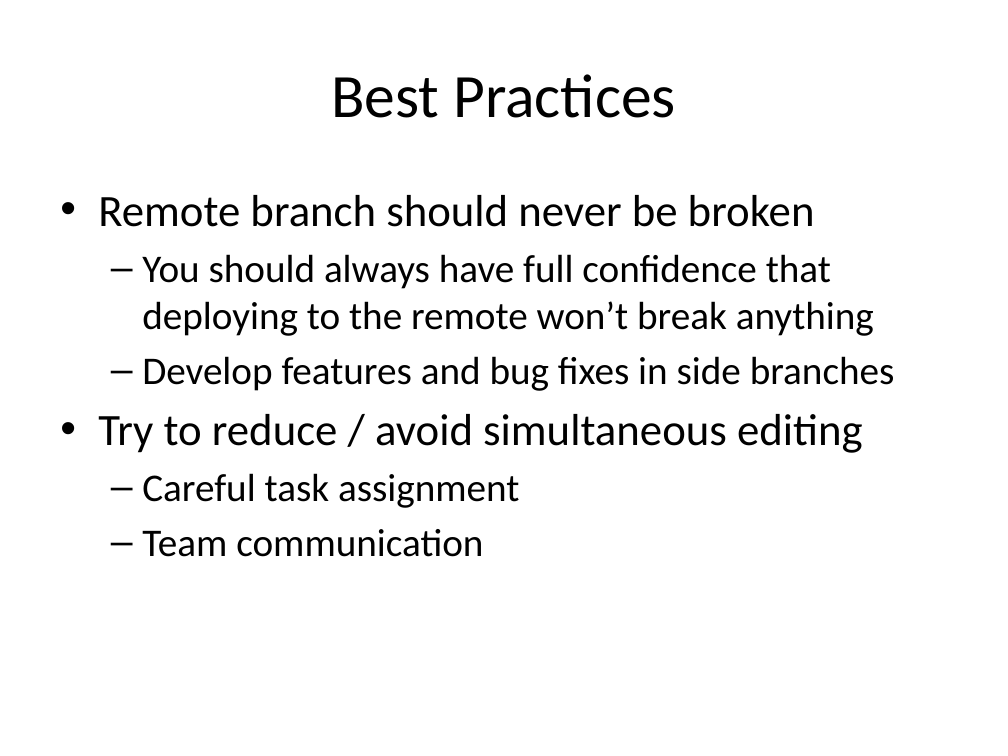
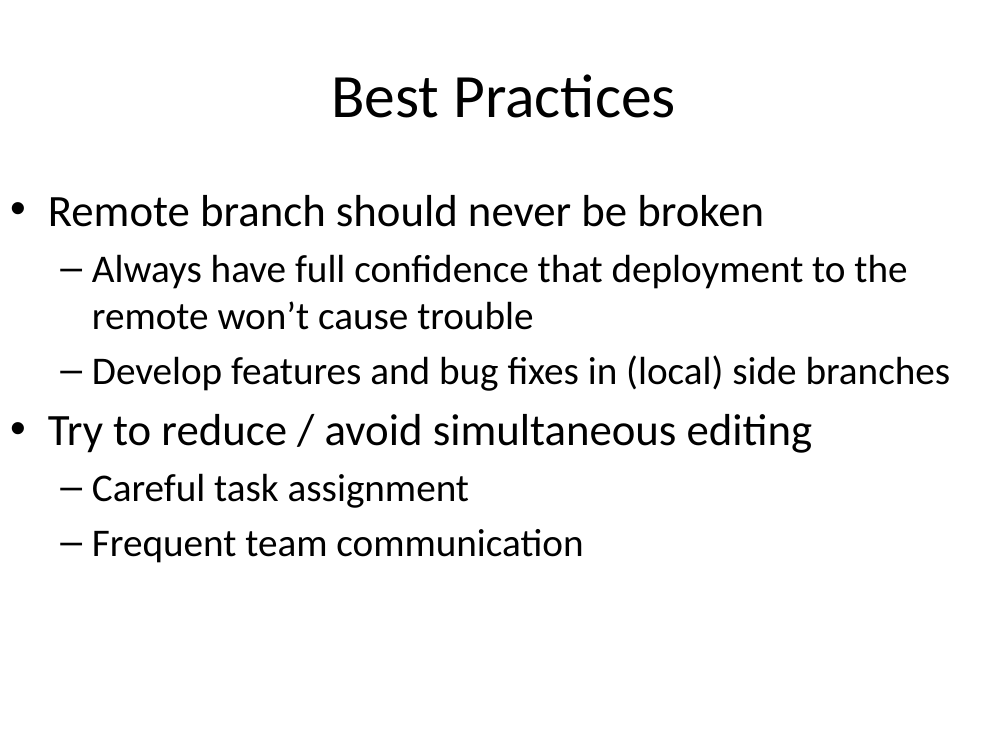
Before and after one commit to abergitdemo/git_demo, a slide deck: slide 2 of docs/Git Workflow with GitEye.pptx. Drawn at 1008x756 pixels with LibreOffice and Linux fonts; fonts in the diff are those of the drawing. Boxes give left, top, right and bottom in pixels: in the first picture for what was removed or moved away, otherwise in the second. Text is boxed around its words. In the diff, an @@ line names an element or a change of style, - is before the commit and + after.

```diff
--- a/docs/Git Workflow with GitEye.pptx
+++ b/docs/Git Workflow with GitEye.pptx
@@ text "Remote branch should never be ...": place and size @@
-text "Remote branch should never be ..." at box(98, 195, 895, 557)
+text "Remote branch should never be ..." at box(48, 195, 951, 563)
@@ text at box(92, 254, 951, 391): text changed @@
-  – You should always have full confidence that deploying to the remote won’t break anything
-  – Develop features and bug fixes in side branches
+  – Always have full confidence that deployment to the remote won’t cause trouble
+  – Develop features and bug fixes in (local) side branches
@@ text at box(92, 529, 583, 563): text changed @@
-  – Team communication
+  – Frequent team communication
```
Also in this commit, not shown: 1 other slide changed, 1 other file.
